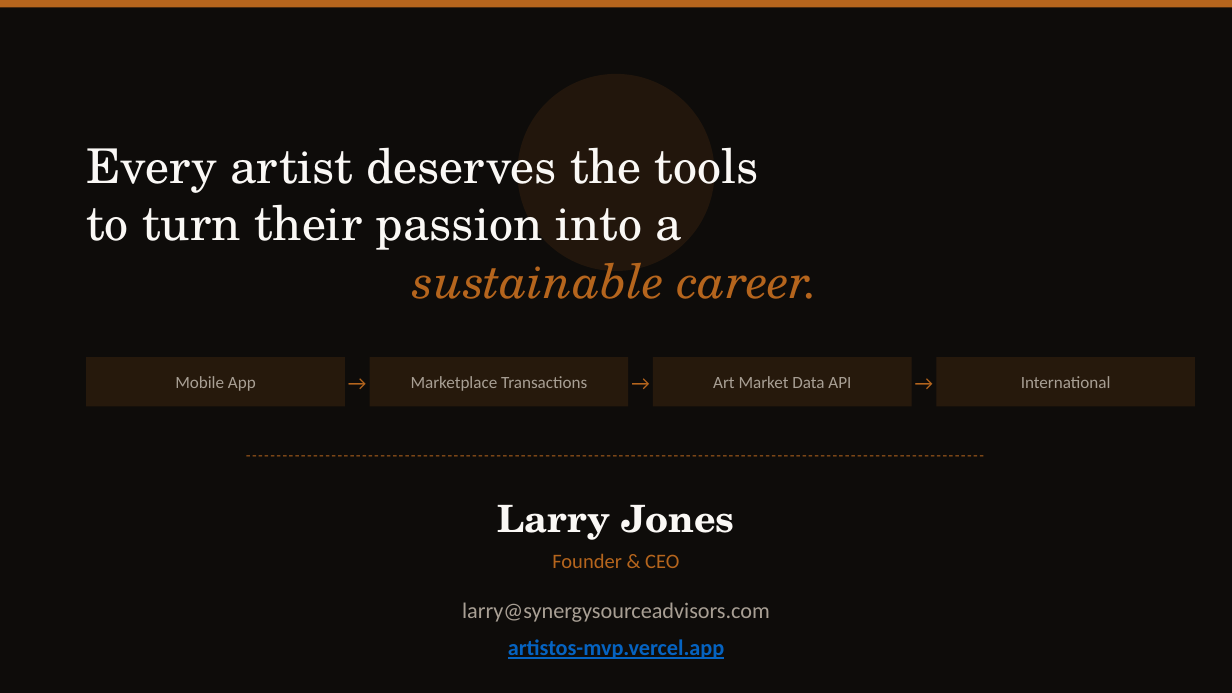
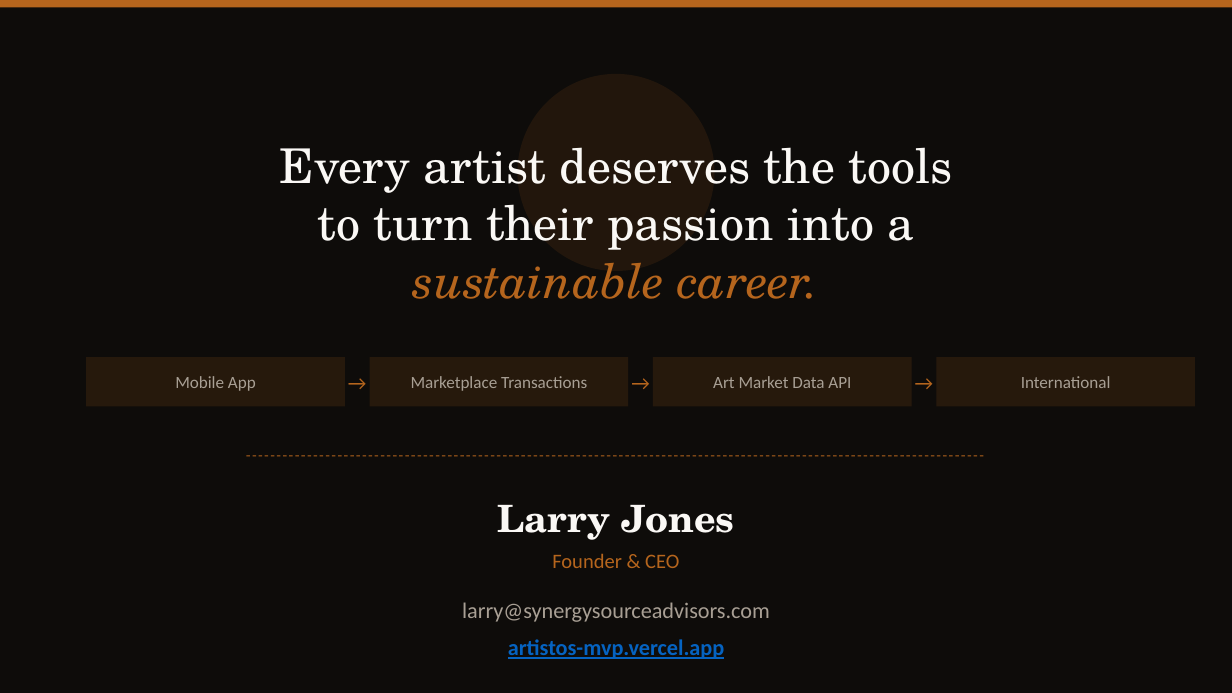
Before and after one commit to Wadjet-7/artistos-mvp, a slide deck: slide 14 of ArtistOS-PitchDeck.pptx. Drawn at 1232x693 pixels with LibreOffice and Linux fonts; fonts in the diff are those of the drawing. Boxes give left, top, right and bottom in pixels: in the first picture for what was removed or moved away, otherwise in the second. Text is boxed around its words. In the diff, an @@ line names an element or a change of style, - is before the commit and + after.

```diff
--- a/ArtistOS-PitchDeck.pptx
+++ b/ArtistOS-PitchDeck.pptx
@@ text at (x1=280, y1=147, x2=952, y2=299): text changed @@
-Every artist deserves the tools
-to turn their passion into a
-sustainable career.
+Every artist deserves the tools
+to turn their passion into a
+sustainable career.
```
Also in this commit, not shown: 2 other slides changed, 22 other files.
